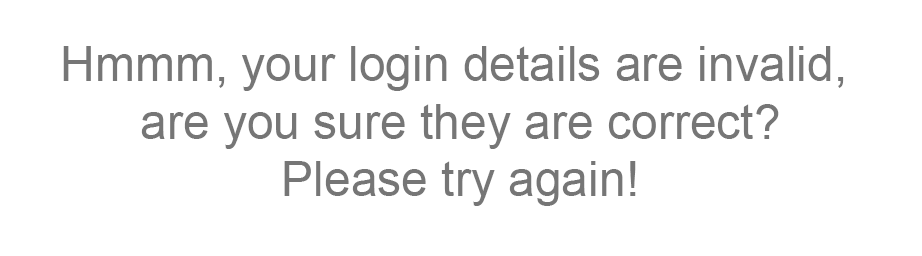
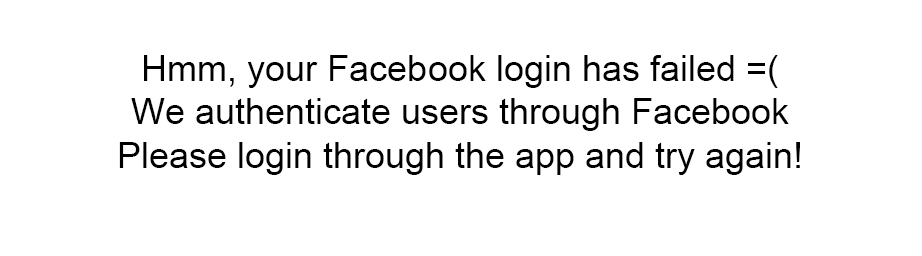
Layers edited between the first and the second (922, 256) image:
added layer "Hmm, your Facebook login has failed =( We authenticate users th" above "We’ve got some sad news... that Username has already been taken" over [119,55,800,175]
hid "Hmmm, your login details are invalid, are you sure they are co" over [63,46,844,206]
